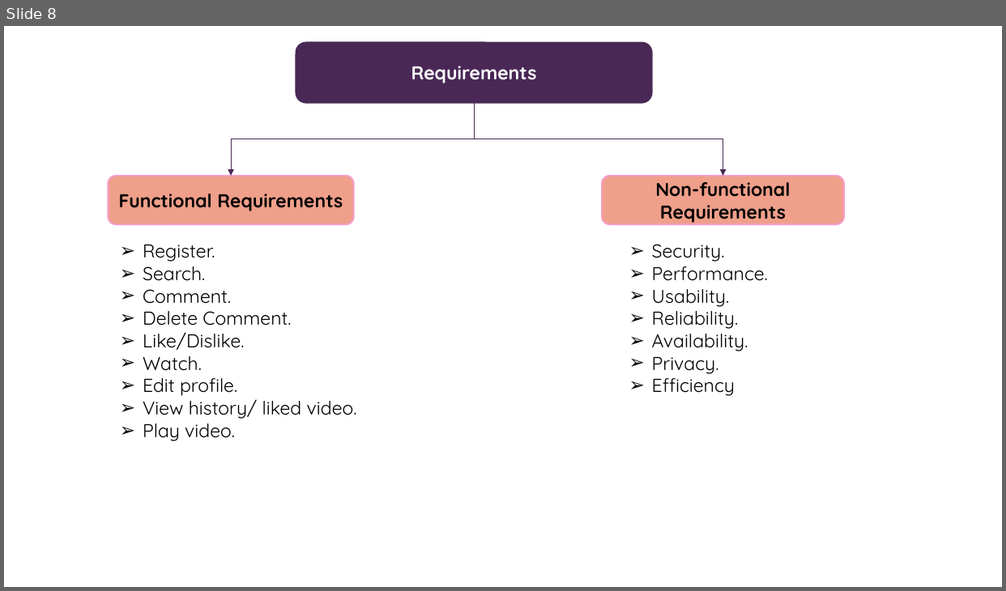
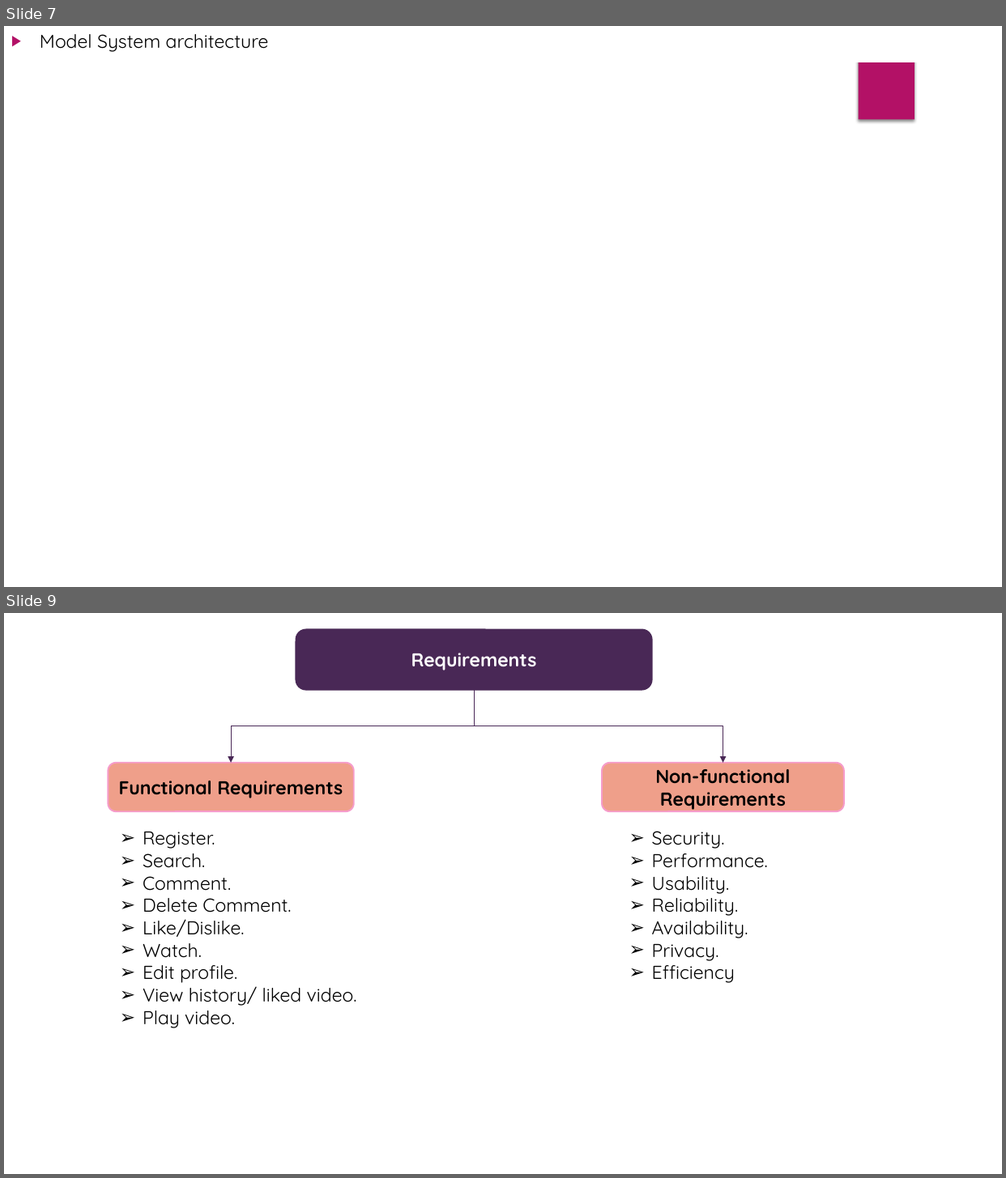
Before and after one commit to Noura-arafa/GP, a slide deck: Presentation1.pptx. Shown one above the other, each under a label of ours: slide 8 before the commit, slides 7 and 9 after it; the slides between them are not shown. The pictures are 1006x591 and 1006x1178 pixels, drawn with LibreOffice and Linux fonts; fonts in the diff are those of the drawing; background and template pictures are left out. Boxes give left, top, right and bottom in pixels: in the first picture for what was removed or moved away, otherwise in the second. Text is boxed around its words. In the diff, an @@ line names an element or a change of style, - is before the commit and + after.

```diff
--- a/Presentation1.pptx
+++ b/Presentation1.pptx
@@ slide 7 added at box(4, 26, 1002, 587), background picture (left out); not listed: 1 template element that a slide beside it also shows @@
@@ text added at box(40, 34, 269, 52), 18 pt, text #000000 @@
+▶ Model System architecture
@@ rectangle added at box(848, 26, 926, 62), fill #FFFFFF, outline #FFFFFF 1.5 pt @@
@@ what was slide 8 is now slide 9 @@
```
Also in this commit, not shown: 3 slides changed, 5 other slides added, 11 slides removed.
